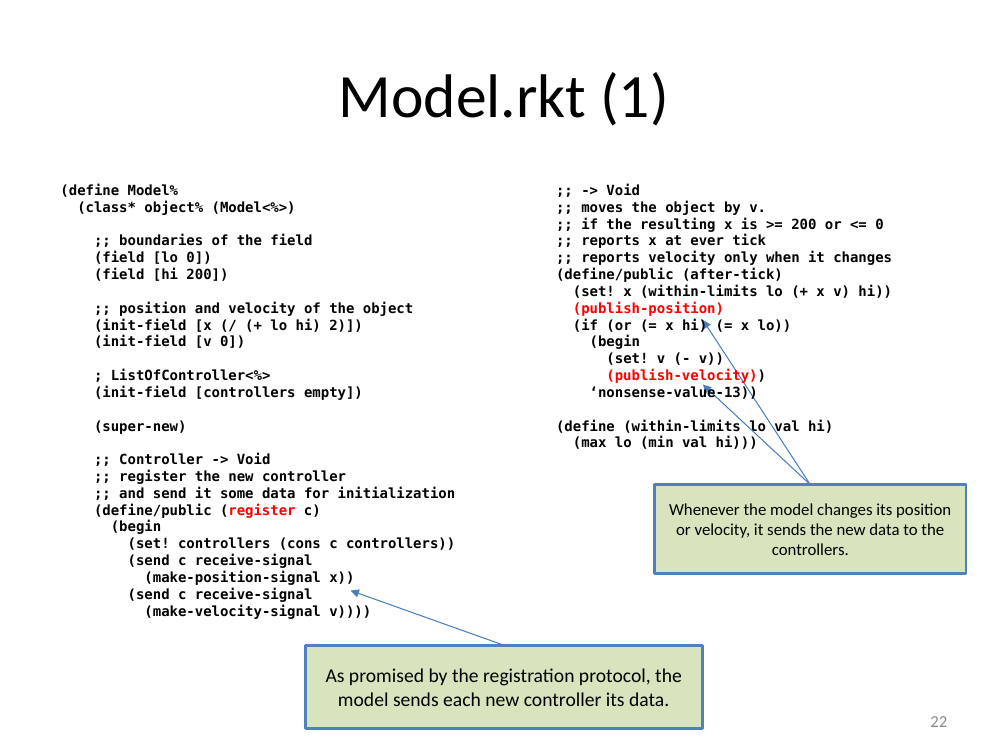
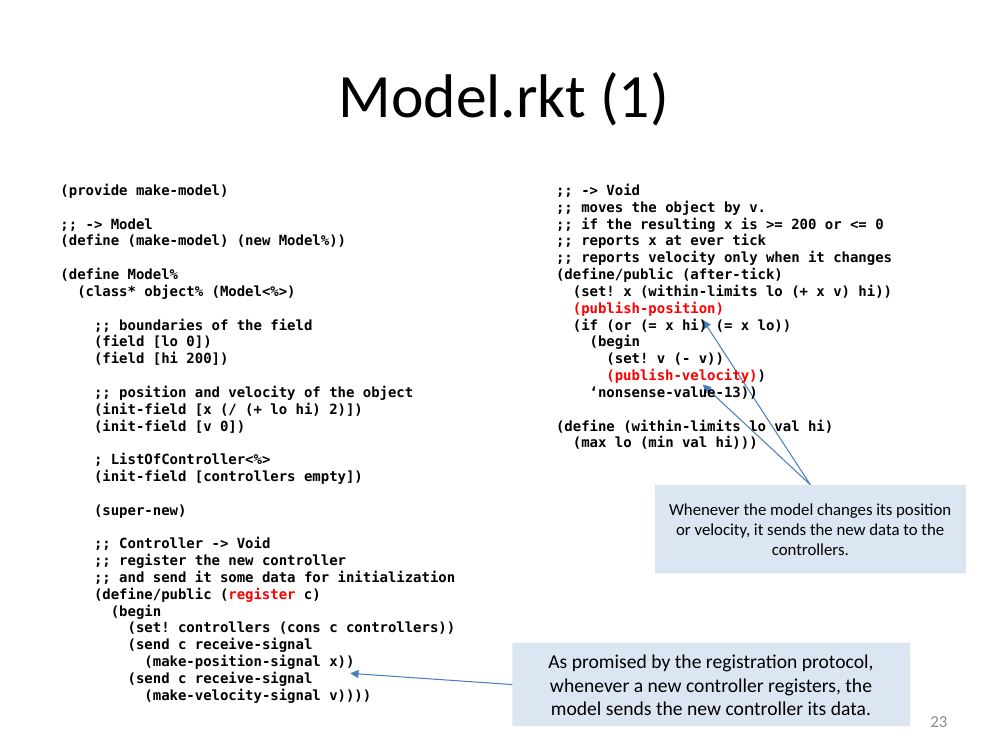
Before and after one commit to mwand/cs5010f16, a slide deck: slide 23 of Slides/Lesson 11.3 Model-View-Controller Architecture.pptx (slide 22 before the commit). Drawn at 1008x756 pixels with LibreOffice and Linux fonts; fonts in the diff are those of the drawing. Boxes give left, top, right and bottom in pixels: in the first picture for what was removed or moved away, otherwise in the second. Text is boxed around its words. In the diff, an @@ line names an element or a change of style, - is before the commit and + after.

```diff
--- a/Slides/Lesson 11.3 Model-View-Controller Architecture.pptx
+++ b/Slides/Lesson 11.3 Model-View-Controller Architecture.pptx
@@ text at (60, 183, 346, 247): paragraphs added @@
+(provide make-model)
+;; -> Model
+(define (make-model) (new Model%))
@@ rectangle "Whenever the model changes its ..." at (655, 485, 967, 574): fill #D7E4BD to #DCE6F2; outline #4F81BD 2 pt to none @@
@@ rectangle "As promised by the registration ..." at (512, 643, 910, 727): fill #D7E4BD to #DCE6F2; outline #4F81BD 2 pt to none @@
@@ rectangle "As promised by the registration ...": place and size @@
-rectangle "As promised by the registration ..." at (305, 645, 704, 729)
+rectangle "As promised by the registration ..." at (512, 643, 910, 727)
@@ text in rectangle at (548, 654, 874, 715): text changed @@
-As promised by the registration protocol, the model sends each new controller its data.
+As promised by the registration protocol, whenever a new controller registers, the model sends the new controller its data.
@@ arrow moved from (504, 645) - (351, 591) to (512, 684) - (350, 673) @@
@@ page number at (930, 716, 947, 727): text changed @@
-22
+23
```
Also in this commit, not shown: 9 other slides changed, 4 slides added, 3 slides removed, 2 other files.
